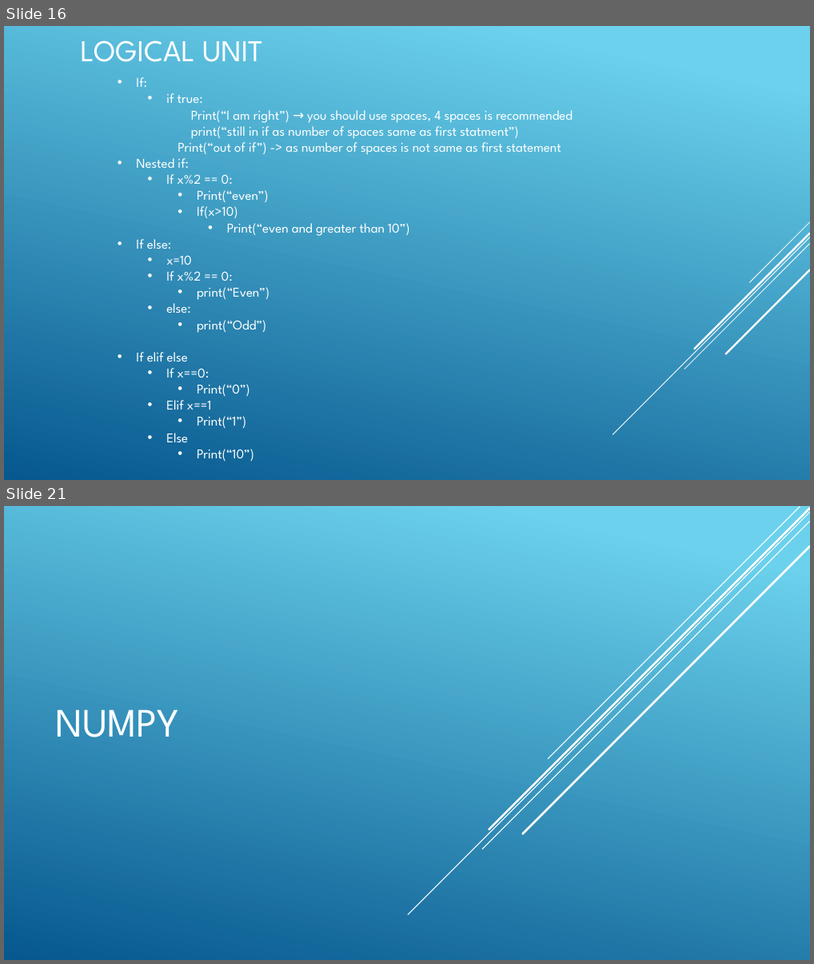
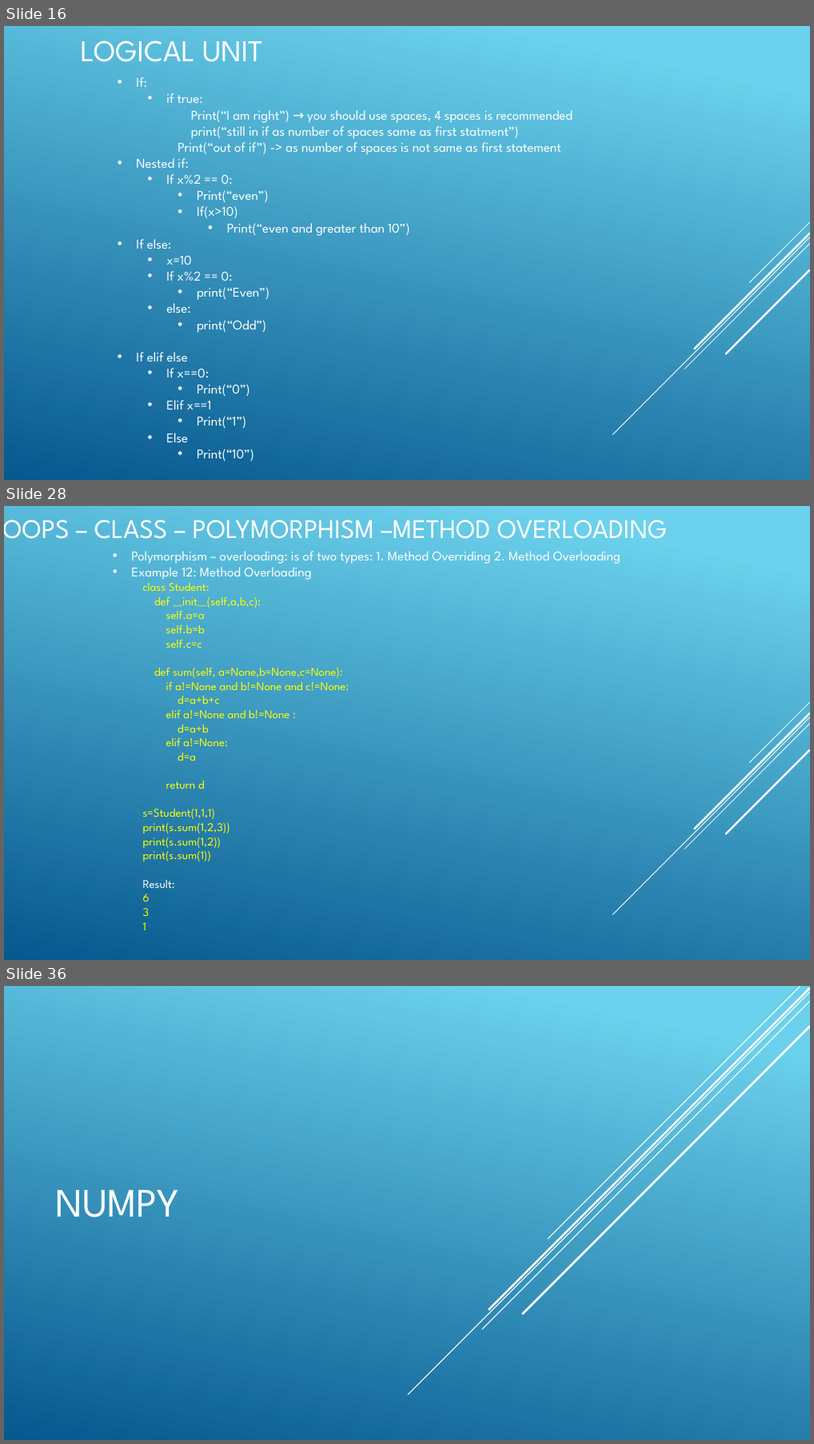
Before and after one commit to tvkatgit/DataScience-Python, a slide deck: Python.pptx. Shown one above the other, each under a label of ours: slides 16 and 21 before the commit, slides 16, 28 and 36 after it; the slides between them are not shown. The pictures are 814x964 and 814x1444 pixels, drawn with LibreOffice and Linux fonts; fonts in the diff are those of the drawing. Boxes give left, top, right and bottom in pixels: in the first picture for what was removed or moved away, otherwise in the second. Text is boxed around its words. In the diff, an @@ line names an element or a change of style, - is before the commit and + after.

```diff
--- a/Python.pptx
+++ b/Python.pptx
@@ slide 28 added at (4,506,810,960), background gradient #6ED2EB to #06588E; not listed: 5 template elements that a slide beside it also shows @@
@@ text added at (4,520,668,539), 32 pt, text #FFFFFF @@
+OOPS – CLASS – POLYMORPHISM –METHOD OVERLOADING
@@ text added at (131,551,622,930), 14 pt, text #FFFF00 @@
+• Polymorphism – overloading: is of two types: 1. Method Overriding 2. Method Overloading
+• Example 12: Method Overloading
+  class Student:
+  def __init__(self,a,b,c):
+  self.a=a
+  self.b=b
+  self.c=c
+  def sum(self, a=None,b=None,c=None):
+  if a!=None and b!=None and c!=None:
+  d=a+b+c
+  elif a!=None and b!=None :
+  d=a+b
+  elif a!=None:
+  d=a
+  return d
+  s=Student(1,1,1)
+  print(s.sum(1,2,3))
+  print(s.sum(1,2))
+  print(s.sum(1))
+  Result:
+  6
+  3
+  1
@@ what was slide 21 is now slide 36 @@
```
Also in this commit, not shown: 4 slides changed, 14 other slides added.
